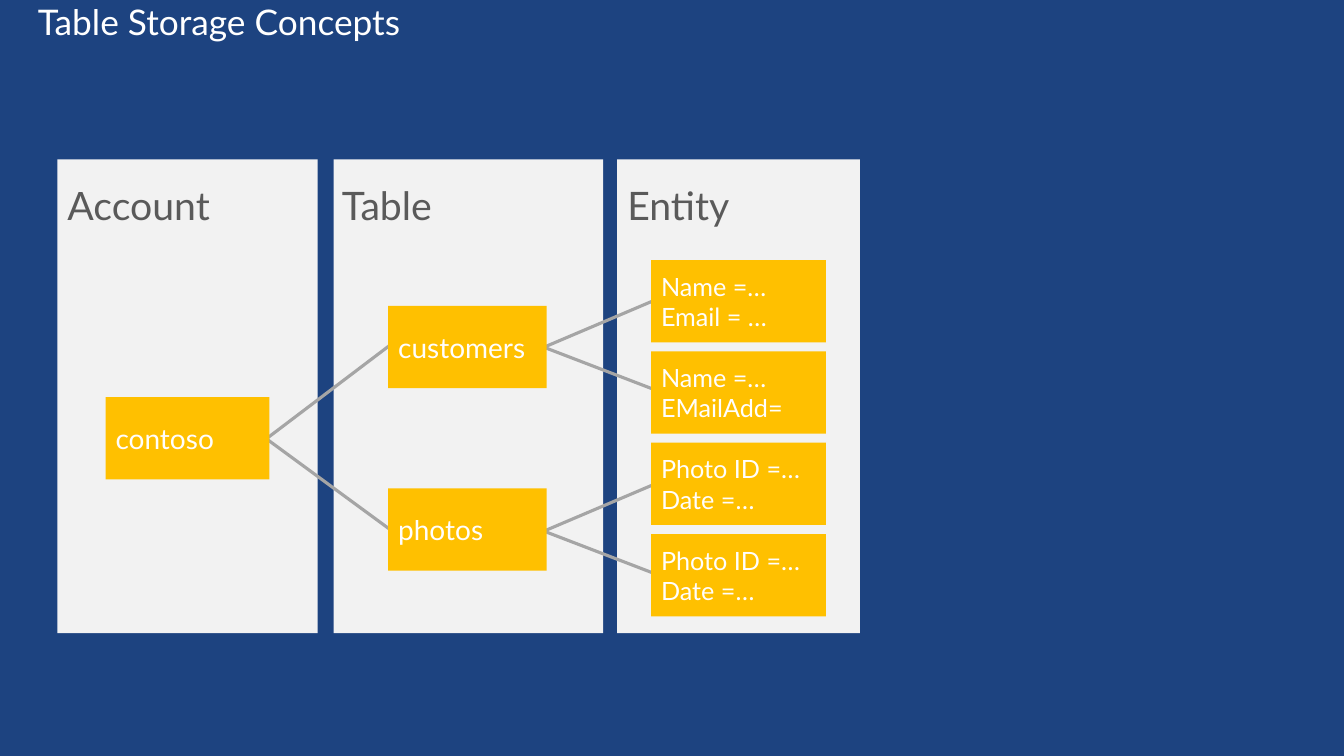
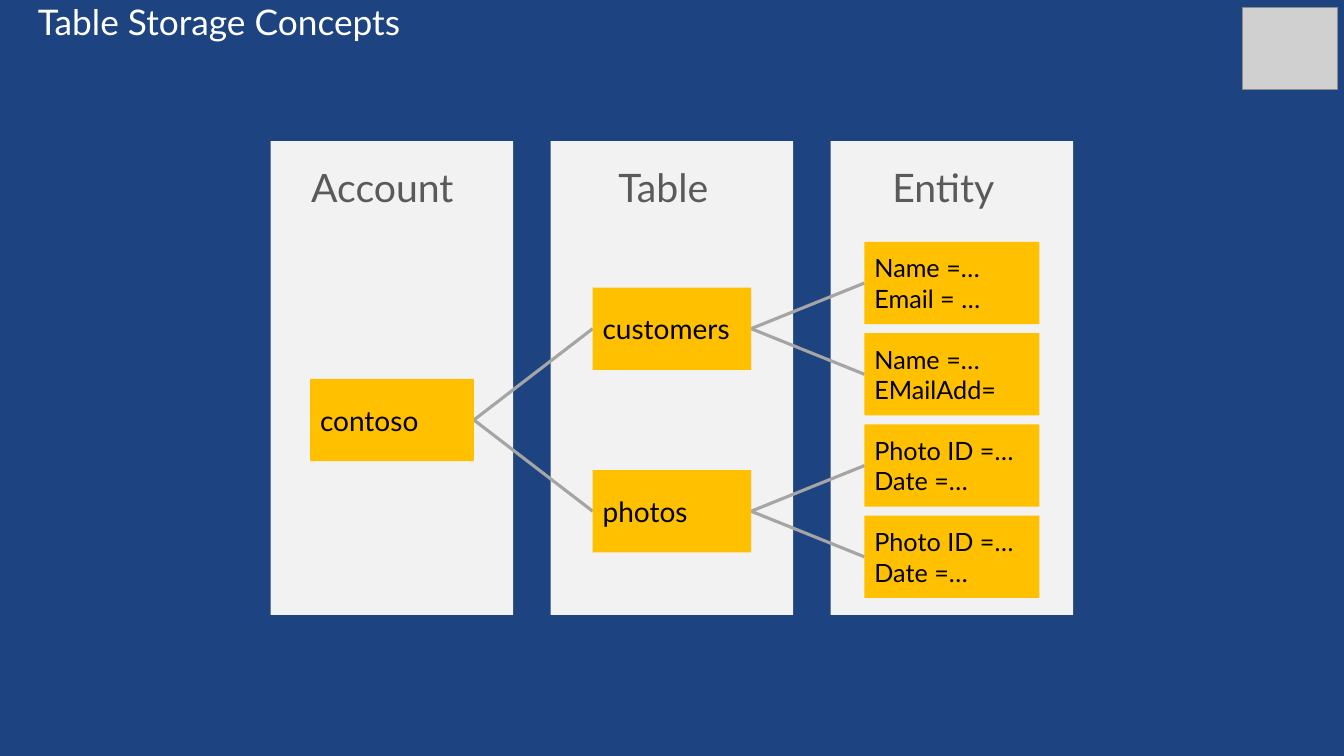
Before and after one commit to sack212/BasicAzureCamp, a slide deck: slide 66 of Data-Storage/Data-Storage.pptx. Drawn at 1344x756 pixels with LibreOffice and Linux fonts; fonts in the diff are those of the drawing; grey boxes stand for pictures. Boxes give left, top, right and bottom in pixels: in the first picture for what was removed or moved away, otherwise in the second. Text is boxed around its words. In the diff, an @@ line names an element or a change of style, - is before the commit and + after.

Commit message:
Continued to work on the Data-Storage slides. Added a demo for blob metadata.

```diff
--- a/Data-Storage/Data-Storage.pptx
+++ b/Data-Storage/Data-Storage.pptx
@@ picture added at (x1=1243, y1=7, x2=1338, y2=90) @@
@@ text "Account" moved from (x1=67, y1=192, x2=209, y2=221) to (x1=311, y1=174, x2=453, y2=203) @@
@@ rectangle resized from (x1=57, y1=159, x2=318, y2=633) to (x1=271, y1=141, x2=514, y2=615) @@
@@ text "Table" moved from (x1=342, y1=191, x2=432, y2=221) to (x1=618, y1=173, x2=708, y2=203) @@
@@ rectangle resized from (x1=334, y1=159, x2=603, y2=633) to (x1=551, y1=141, x2=793, y2=615) @@
@@ alignment left to centre in 3 elements at (x1=311, y1=174, x2=453, y2=203), (x1=618, y1=173, x2=708, y2=203), (x1=892, y1=173, x2=994, y2=209) @@
@@ 5 rectangles, 1 text moved together from (x1=617, y1=159, x2=860, y2=633) to (x1=831, y1=141, x2=1074, y2=615) @@
@@ line moved from (534, 352) - (673, 293) to (751, 329) - (865, 283) @@
@@ line moved from (258, 446) - (403, 335) to (474, 420) - (593, 329) @@
@@ line moved from (530, 342) - (673, 396) to (751, 329) - (865, 374) @@
@@ line moved from (249, 426) - (413, 546) to (474, 420) - (593, 511) @@
@@ text colour #FFFFFF to #000000 in 7 elements at (x1=311, y1=379, x2=475, y2=462), (x1=593, y1=287, x2=751, y2=370), (x1=593, y1=470, x2=751, y2=553), (x1=865, y1=242, x2=1040, y2=325), (x1=865, y1=334, x2=1040, y2=416), (x1=865, y1=516, x2=1040, y2=599), (x1=865, y1=424, x2=1040, y2=507) @@
@@ 3 rectangles moved together from (x1=106, y1=306, x2=546, y2=572) to (x1=311, y1=287, x2=751, y2=553) @@
@@ line moved from (534, 535) - (673, 477) to (751, 511) - (865, 466) @@
@@ line moved from (530, 526) - (673, 581) to (751, 511) - (865, 557) @@
```
Also in this commit, not shown: 41 other slides changed, 13 slides added, 3 slides removed, 3 other files.
